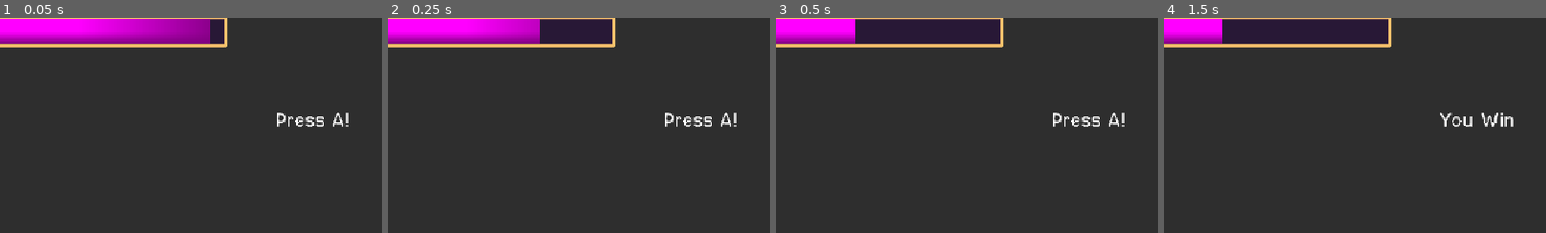
Above: before the commit, frames 1-4 (left to right).
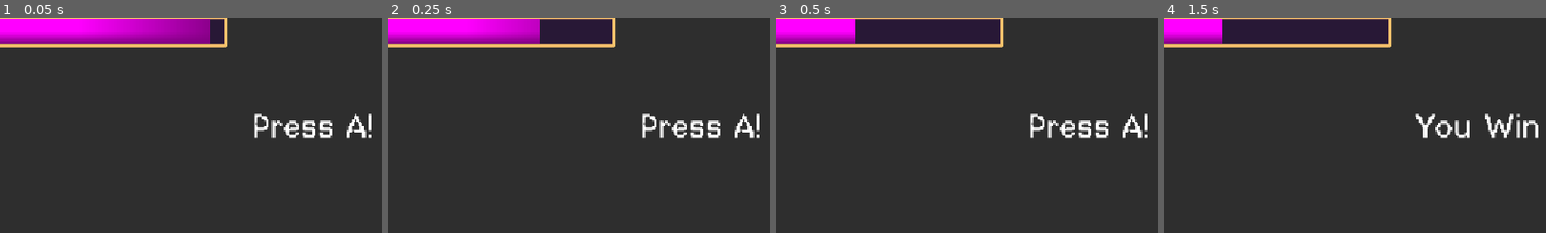
Above: after the commit, the same moments.

Repository: funnbot/igc-glaggle-bog
Game: Godot game, scene res://stage/main.tscn
The game is run twice, just before and just after one commit, with the same random seed, the same clock (stepped at 60 frames per second) and the same inputs. Before the commit the project starts from res://micro/base/base.tscn.
Inputs:
- Up to frame 1 (0.05 s): no input
- Up to frame 2 (0.25 s): no input
- Up to frame 3 (0.5 s): no input
- Up to frame 4 (1.5 s): tap A at 0.5 s; hold Up (ui_up) 0.53-1.28 s; tap Space at 1.25 s
The pictures show only the part of the screen within x 9-59%, y 0-50%; the shares and areas given below are measured in that part.

The runs differ from the first frame. In frame 1, 1.8% of the frame differs, in the area x 66-98%, y 44-56%; in frame 2, 1.8%; in frame 3, 1.8%; in frame 4, 1.7%.

Commit message:
main scene

Diff:
--- /dev/null
+++ b/common/game_state/game_state.gd
@@ -0,0 +1,11 @@
+extends Node
+
+
+# Called when the node enters the scene tree for the first time.
+func _ready() -> void:
+	pass # Replace with function body.
+
+
+# Called every frame. 'delta' is the elapsed time since the previous frame.
+func _process(delta: float) -> void:
+	pass
--- a/micro/base/base.tscn
+++ b/micro/base/base.tscn
@@ -8,7 +8,7 @@
 
 [sub_resource type="PlaceholderTexture2D" id="PlaceholderTexture2D_x0xm2"]
 
-[node name="Node2D" type="Node2D" unique_id=1623321810]
+[node name="Base" type="Node2D" unique_id=1623321810]
 
 [node name="HUD" type="CanvasLayer" parent="." unique_id=231111736]
 layer = 2
@@ -61,7 +61,7 @@
 grow_horizontal = 2
 grow_vertical = 2
 theme = ExtResource("1_63xwn")
-theme_override_font_sizes/normal_font_size = 30
+theme_override_font_sizes/normal_font_size = 50
 text = "Press A!"
 fit_content = true
 scroll_active = false
--- a/project.godot
+++ b/project.godot
@@ -11,7 +11,7 @@
 [application]
 
 config/name="Glaggle Bog"
-run/main_scene="uid://co03w2isympbo"
+run/main_scene="uid://ck6nmlodfwnt6"
 config/features=PackedStringArray("4.7", "GL Compatibility")
 config/icon="res://icon.svg"
 
--- /dev/null
+++ b/stage/main.tscn
@@ -0,0 +1,8 @@
+[gd_scene format=3 uid="uid://ck6nmlodfwnt6"]
+
+[ext_resource type="PackedScene" uid="uid://co03w2isympbo" path="res://micro/base/base.tscn" id="1_xc24n"]
+
+[node name="Main" type="Node2D" unique_id=590574873]
+
+[node name="Base" parent="." unique_id=1623321810 instance=ExtResource("1_xc24n")]
+position = Vector2(1004, 917)
--- /dev/null
+++ b/stage/map.tscn
@@ -0,0 +1,3 @@
+[gd_scene format=3 uid="uid://fwjan7j0j0ae"]
+
+[node name="Map" type="Node2D" unique_id=855941810]
Not shown, added: common/game_state/game_state.gd.uid
